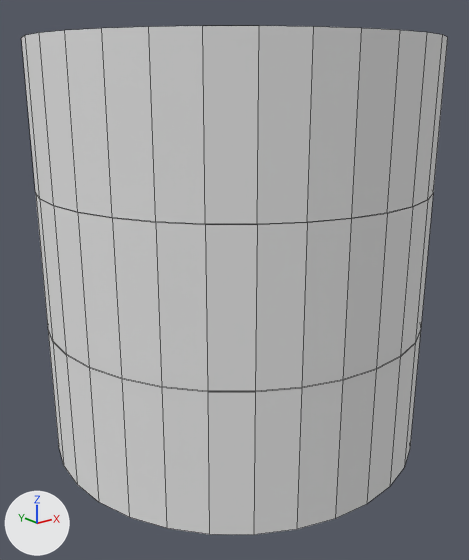
A saved change to the OBJ model EasyDoc/src/res/tesla/object_car.obj.
One viewpoint serves both versions: a 50 mm lens placed at (-2.13, -2.66, 1.58), pointed at (-0.03, -0.04, 0.54). Lighting does not change. The marker at lower left points along +X, +Y and +Z. Mesh edges are drawn as thin lines. Where no turn or scale is listed for an object, it has been applied to the vertices.

Before the edit, the objects in view are built like this:
```python
me_柱体 = bpy.data.meshes.new('柱体')
me_柱体.from_pydata(...)  # a 32-sided cylinder along z spanning x -1.0..1.0, y -1.0..1.0, z 0.35..1.05
me_柱体.materials.append(mat_材质_001)  # white #e7e7e7
me_柱体_001 = bpy.data.meshes.new('柱体.001')
me_柱体_001.from_pydata(...)  # a 32-sided cylinder along z spanning x -1.0..1.0, y -1.0..1.0, z -0.35..0.35
me_柱体_001.materials.append(mat_材质_002)  # white #e7e7e7
me_柱体_002 = bpy.data.meshes.new('柱体.002')
me_柱体_002.from_pydata(...)  # a 32-sided cylinder along z spanning x -1.0..1.0, y -1.0..1.0, z 1.05..1.75
me_柱体_002.materials.append(mat_材质)  # white #e7e7e7
ob_柱体 = bpy.data.objects.new('柱体', me_柱体)
ob_柱体.location = (0.0, 0.0, 0.0)
ob_柱体_001 = bpy.data.objects.new('柱体.001', me_柱体_001)
ob_柱体_001.location = (0.0, 0.0, 0.0)
ob_柱体_002 = bpy.data.objects.new('柱体.002', me_柱体_002)
ob_柱体_002.location = (0.0, 0.0, 0.0)
```
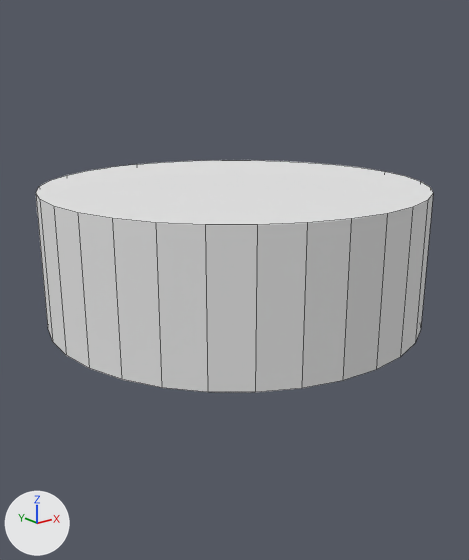
Changed parts and their boxes [x1, y1, x2, y2] in the pictures (469 x 560 px):
'柱体.002', deleted
    before: [21, 26, 448, 224]
'柱体.001', deleted
    before: [48, 330, 421, 535]

The change, as a list of edits to the scene's bpy script:
```text
Remove ob_柱体_001:
    ob_柱体_001 = bpy.data.objects.new('柱体.001', me_柱体_001)
    ob_柱体_001.location = (0.0, 0.0, 0.0)
Remove ob_柱体_002:
    ob_柱体_002 = bpy.data.objects.new('柱体.002', me_柱体_002)
    ob_柱体_002.location = (0.0, 0.0, 0.0)
```
